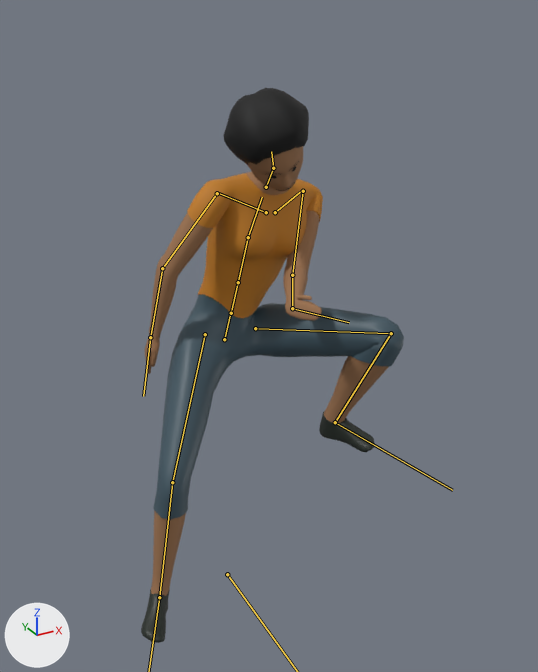
What one commit did to the glTF model Assets/Players/FemalePlayerModel.glb.
Both versions are drawn from a 50 mm lens placed at (-0.86, -1.859, 1.802), pointed at (0.033, -0.236, 0.99). The lights are fixed; the arrows at lower left show +X, +Y and +Z. Both versions are drawn at frame 27 of the action 'ClimbDown-loop'; the numbers are the values there. The bones that bend it are drawn over the model as lines.

The first picture shows 'FemaleBody-LOD0'.
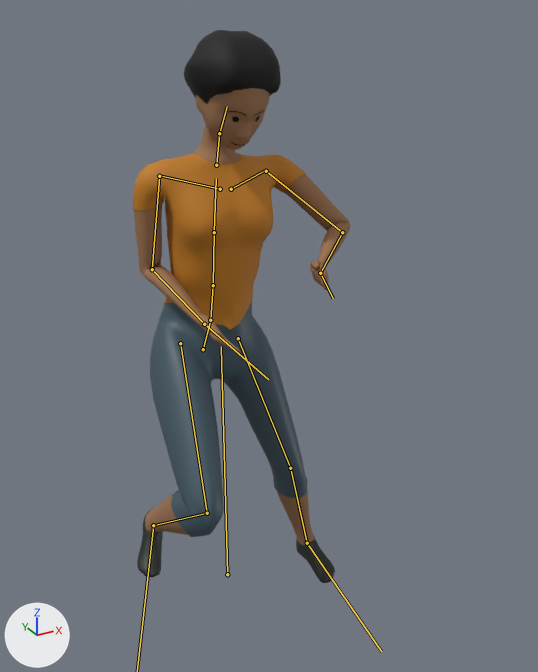
What differs and where, as boxes (x1, y1, x2, y2) in the pictures (538 x 672 px):
```json
{"object": "FemaleBody-LOD0", "change": "posed", "before": [141, 88, 404, 643], "after": [133, 30, 350, 583], "on screen": "17% narrower"}
{"bone": "spine", "before": "(224, 339) to (230, 313)", "after": "(203, 349) to (210, 320)"}
{"bone": "thigh.L", "before": "(255, 328) to (391, 333)", "after": "(238, 338) to (290, 468)"}
{"bone": "shin.L", "before": "(391, 333) to (335, 422)", "after": "(290, 468) to (307, 543)"}
{"bone": "foot.L", "before": "(335, 422) to (452, 490)", "after": "(307, 543) to (381, 651)"}
{"bone": "thigh.R", "before": "(205, 334) to (172, 482)", "after": "(180, 343) to (207, 513)"}
{"bone": "shin.R", "before": "(172, 482) to (159, 597)", "after": "(207, 513) to (153, 525)"}
{"bone": "spine.001", "before": "(231, 313) to (238, 282)", "after": "(210, 320) to (213, 285)"}
{"bone": "spine.002", "before": "(238, 282) to (248, 237)", "after": "(213, 285) to (214, 232)"}
{"bone": "spine.003", "before": "(248, 237) to (262, 197)", "after": "(214, 232) to (216, 178)"}
{"bone": "upper_arm.L", "before": "(303, 191) to (292, 275)", "after": "(266, 171) to (342, 232)"}
{"bone": "forearm.L", "before": "(292, 275) to (292, 308)", "after": "(342, 232) to (320, 273)"}
{"bone": "hand.L", "before": "(292, 308) to (349, 322)", "after": "(320, 273) to (333, 298)"}
{"bone": "upper_arm.R", "before": "(217, 193) to (162, 268)", "after": "(159, 176) to (152, 269)"}
{"bone": "forearm.R", "before": "(162, 268) to (150, 337)", "after": "(152, 269) to (204, 324)"}
{"bone": "hand.R", "before": "(150, 337) to (143, 396)", "after": "(204, 324) to (268, 379)"}
{"bone": "spine.005", "before": "(266, 187) to (273, 168)", "after": "(216, 165) to (219, 133)"}
{"bone": "spine.006", "before": "(273, 168) to (271, 151)", "after": "(219, 133) to (227, 106)"}
```

Edits to the scene script, one JSON object a line:
```json
{"block": "bone_spine", "where": "bone_spine = bpy.data.objects['Female_Player'].pose.bones['spine']  # child of 'Root'"}
{"op": "set", "path": "bone_spine.location", "old": "(0.034, -0.001, 0.001)", "new": "(-0.124, 0.134, 0.163)"}
{"op": "set", "path": "bone_spine.rotation_quaternion", "old": "(0.999, 0.0, -0.017, -0.04)", "new": "(0.998, 0.0, -0.023, -0.058)", "note": "degrees (0, -2, -5) -> degrees (0, -3, -7)"}
{"block": "bone_thigh_l", "where": "bone_thigh_l = bpy.data.objects['Female_Player'].pose.bones['thigh.L']  # child of 'spine'"}
{"op": "set", "path": "bone_thigh_l.rotation_quaternion", "old": "(0.643, -0.708, -0.085, -0.281)", "new": "(0.976, -0.035, 0.002, -0.213)", "note": "degrees (-91, -30, -16) -> degrees (-4, -1, -25)"}
{"block": "bone_shin_l", "where": "bone_shin_l = bpy.data.objects['Female_Player'].pose.bones['shin.L']  # child of 'thigh.L'"}
{"op": "set", "path": "bone_shin_l.rotation_quaternion", "old": "(0.512, 0.859, 0.0, 0.0)", "new": "(0.996, 0.095, 0.0, 0.0)", "note": "degrees (118, 0, 0) -> degrees (11, 0, 0)"}
{"block": "bone_foot_l", "where": "bone_foot_l = bpy.data.objects['Female_Player'].pose.bones['foot.L']  # child of 'shin.L'"}
{"op": "set", "path": "bone_foot_l.rotation_quaternion", "old": "(0.969, -0.236, 0.067, 0.029)", "new": "(0.997, 0.053, -0.052, 0.008)", "note": "degrees (-27, 8, 1) -> degrees (6, -6, 1)"}
{"block": "bone_thigh_r", "where": "bone_thigh_r = bpy.data.objects['Female_Player'].pose.bones['thigh.R']  # child of 'spine'"}
{"op": "set", "path": "bone_thigh_r.rotation_quaternion", "old": "(0.9, -0.327, 0.245, 0.151)", "new": "(0.931, -0.363, 0.007, 0.049)", "note": "degrees (-38, 33, 8) -> degrees (-42, 3, 5)"}
{"block": "bone_shin_r", "where": "bone_shin_r = bpy.data.objects['Female_Player'].pose.bones['shin.R']  # child of 'thigh.R'"}
{"op": "set", "path": "bone_shin_r.rotation_quaternion", "old": "(0.945, 0.327, 0.0, 0.0)", "new": "(0.7, 0.714, 0.0, 0.0)", "note": "degrees (38, 0, 0) -> degrees (91, 0, 0)"}
{"block": "bone_foot_r", "where": "bone_foot_r = bpy.data.objects['Female_Player'].pose.bones['foot.R']  # child of 'shin.R'"}
{"op": "set", "path": "bone_foot_r.rotation_quaternion", "old": "(0.997, -0.032, -0.038, -0.054)", "new": "(0.934, -0.24, 0.257, 0.067)", "note": "degrees (-3, -5, -6) -> degrees (-29, 31, 0)"}
{"block": "bone_spine_001", "where": "bone_spine_001 = bpy.data.objects['Female_Player'].pose.bones['spine.001']  # child of 'spine'"}
{"op": "set", "path": "bone_spine_001.rotation_quaternion", "old": "(0.998, 0.01, 0.016, -0.053)", "new": "(0.999, 0.001, 0.005, 0.037)", "note": "degrees (1, 2, -6) -> degrees (0, 1, 4)"}
{"block": "bone_spine_002", "where": "bone_spine_002 = bpy.data.objects['Female_Player'].pose.bones['spine.002']  # child of 'spine.001'"}
{"op": "set", "path": "bone_spine_002.rotation_quaternion", "old": "(0.998, 0.062, 0.011, 0.007)", "new": "(1.0, 0.0, 0.0, 0.0)", "note": "degrees (7, 1, 1) -> degrees (0, 0, 0)"}
{"block": "bone_spine_003", "where": "bone_spine_003 = bpy.data.objects['Female_Player'].pose.bones['spine.003']  # child of 'spine.002'"}
{"op": "set", "path": "bone_spine_003.rotation_quaternion", "old": "(0.994, 0.097, 0.031, 0.027)", "new": "(1.0, 0.0, 0.0, 0.0)", "note": "degrees (11, 3, 3) -> degrees (0, 0, 0)"}
{"block": "bone_upper_arm_l", "where": "bone_upper_arm_l = bpy.data.objects['Female_Player'].pose.bones['upper_arm.L']  # child of 'shoulder.L'"}
{"op": "set", "path": "bone_upper_arm_l.rotation_quaternion", "old": "(0.644, 0.467, -0.227, -0.562)", "new": "(0.936, 0.317, -0.144, -0.055)", "note": "degrees (62, 13, -74) -> degrees (39, -14, -12)"}
{"block": "bone_forearm_l", "where": "bone_forearm_l = bpy.data.objects['Female_Player'].pose.bones['forearm.L']  # child of 'upper_arm.L'"}
{"op": "set", "path": "bone_forearm_l.rotation_quaternion", "old": "(0.939, 0.284, 0.0, -0.193)", "new": "(0.77, 0.528, 0.0, -0.359)", "note": "degrees (32, 6, -21) -> degrees (61, 22, -37)"}
{"block": "bone_hand_l", "where": "bone_hand_l = bpy.data.objects['Female_Player'].pose.bones['hand.L']  # child of 'forearm.L'"}
{"op": "set", "path": "bone_hand_l.rotation_quaternion", "old": "(0.867, 0.2, 0.366, 0.272)", "new": "(0.948, 0.028, 0.181, 0.261)", "note": "degrees (40, 32, 47) -> degrees (9, 19, 32)"}
{"block": "bone_upper_arm_r", "where": "bone_upper_arm_r = bpy.data.objects['Female_Player'].pose.bones['upper_arm.R']  # child of 'shoulder.R'"}
{"op": "set", "path": "bone_upper_arm_r.rotation_quaternion", "old": "(0.906, 0.235, -0.302, 0.181)", "new": "(0.838, -0.059, 0.207, 0.501)", "note": "degrees (24, -39, 14) -> degrees (7, 24, 63)"}
{"block": "bone_forearm_r", "where": "bone_forearm_r = bpy.data.objects['Female_Player'].pose.bones['forearm.R']  # child of 'upper_arm.R'"}
{"op": "set", "path": "bone_forearm_r.rotation_quaternion", "old": "(0.989, 0.123, 0.0, 0.084)", "new": "(0.822, 0.471, 0.0, 0.32)", "note": "degrees (14, -1, 10) -> degrees (54, -18, 33)"}
{"block": "bone_hand_r", "where": "bone_hand_r = bpy.data.objects['Female_Player'].pose.bones['hand.R']  # child of 'forearm.R'"}
{"op": "set", "path": "bone_hand_r.rotation_quaternion", "old": "(0.916, 0.028, 0.4, -0.003)", "new": "(0.995, 0.023, -0.095, -0.016)", "note": "degrees (4, 47, 1) -> degrees (3, -11, -2)"}
{"block": "bone_spine_005", "where": "bone_spine_005 = bpy.data.objects['Female_Player'].pose.bones['spine.005']  # child of 'spine.003'"}
{"op": "set", "path": "bone_spine_005.rotation_quaternion", "old": "(0.993, 0.08, 0.015, 0.085)", "new": "(1.0, 0.0, 0.0, 0.0)", "note": "degrees (9, 1, 10) -> degrees (0, 0, 0)"}
{"block": "bone_spine_006", "where": "bone_spine_006 = bpy.data.objects['Female_Player'].pose.bones['spine.006']  # child of 'spine.005'"}
{"op": "set", "path": "bone_spine_006.rotation_quaternion", "old": "(0.974, 0.095, -0.05, 0.2)", "new": "(0.965, 0.263, 0.014, -0.002)", "note": "degrees (10, -8, 23) -> degrees (30, 2, 0)"}
```
